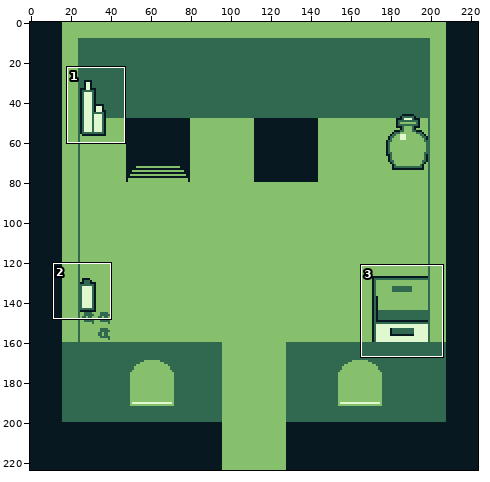
Edited in one commit: sprite sheet (assets/backgrounds/mausoleo.png). Above: a wide view before the commit, with the close-up outlined.
Close-up. First the earlier version:
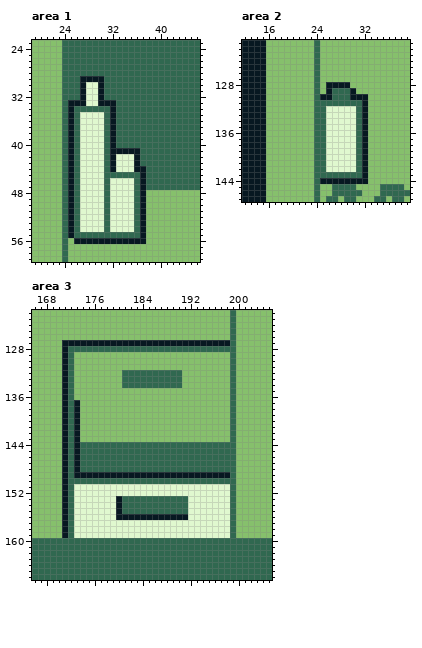
The file is 224x224 pixels. Shown: area 1: x 19..46, y 23..59; area 2: x 12..39, y 121..147; area 3: x 166..205, y 122..166.
New version:
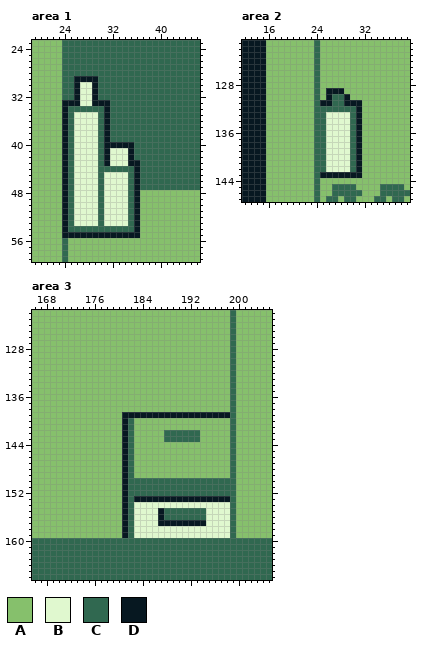
Palette (. is transparent): A #86c06c  B #e0f8cf  C #306850  D #071821
The exact change:
Changed rows in their new state; - is an unchanged pixel.
Area 1:
first column x 24:
29 --D---C-------
30 --DB-DC-------
31 --DB-DC-------
32 --DB-DC-------
33 D--B-D--C-----
34 DC-----DC-----
35 DCB---CDC-----
36 DCB---CDC-----
37 DCB---CDC-----
38 DCB---CDC-----
39 DCB---CDC-----
40 DCB---CD-DDD--
41 DCB---CDBBB-C-
42 DCB---CDB--DC-
43 DCB---CDB--D--
44 DCB---C-CCCC-C
45 DCB---CBBBB-DC
46 DCB---CB---CDC
47 DCB---CB---CDC
48 DCB---CB---CDA
49 DCB---CB---CDA
50 DCB---CB---CDA
51 DCB---CB---CDA
52 DCB---CB---CDA
53 DCB---CB---CDA
54 DC-CCCC-CCCCDA
55 D-DDDDDDDDDDDA
56 --AAAAAAAAAAAA
Area 2:
first column x 25:
128 -AAAA---
129 --DDAA--
130 A---DAAA
131 DD--DDDA
132 -CCCCCDA
133 -----CDA
134 -----CDA
135 -----CDA
136 -----CDA
137 -----CDA
138 -----CDA
139 -----CDA
140 -----CDA
141 -----CDA
142 -----CDA
143 DDDDDDDA
144 AAAAAAAA
Area 3:
first column x 171:
127 AAAAAAAAAAAAAAAAAAAAAAAAAAAA
128 AAAAAAAAAAAAAAAAAAAAAAAAAAAA
129 AA--------------------------
130 AA--------------------------
131 AA--------------------------
132 AA--------AAAAAAAAAA--------
133 AA--------AAAAAAAAAA--------
134 AA--------AAAAAAAAAA--------
135 AA--------------------------
136 AA--------------------------
137 AAA-------------------------
138 AAA-------------------------
139 AAA-------DDDDDDDDDDDDDDDDDD
140 AAA-------DC----------------
141 AAA-------DC----------------
142 AAA-------DC-----CCCCCC-----
143 AAA-------DC-----CCCCCC-----
144 AAAAAAAAAAD-AAAAAAAAAAAAAAAA
145 AAAAAAAAAAD-AAAAAAAAAAAAAAAA
146 AAAAAAAAAAD-AAAAAAAAAAAAAAAA
147 AAAAAAAAAAD-AAAAAAAAAAAAAAAA
148 AAAAAAAAAAD-AAAAAAAAAAAAAAAA
149 AAAAAAAAAA-CAAAAAAAAAAAAAAAA
150 AAAAAAAAAAD-----------------
151 AAAAAAAAAADCCCCCCCCCCCCCCCCC
152 AAAAAAAAAADCCCCCCCCCCCCCCCCC
153 AAAAAAAAAAD-DDDDDDDDDDDDDDDD
154 AAAAAAAAAAD-BBBBBBBBB-------
155 AAAAAAAAAAD-BBBBD----CCC----
156 AAAAAAAAAA-CBBBB-CCCCCCC----
157 AAAAAAAAAADC----DDDDDDDD----
158 AAAAAAAAAADC----------------
159 AAAAAAAAAADC----------------
Changed places in both close-ups, as pixel boxes (x1, y1, x2, y2):
changed: (62, 76, 146, 244)
changed: (320, 82, 368, 184)
changed: (62, 340, 230, 538)
